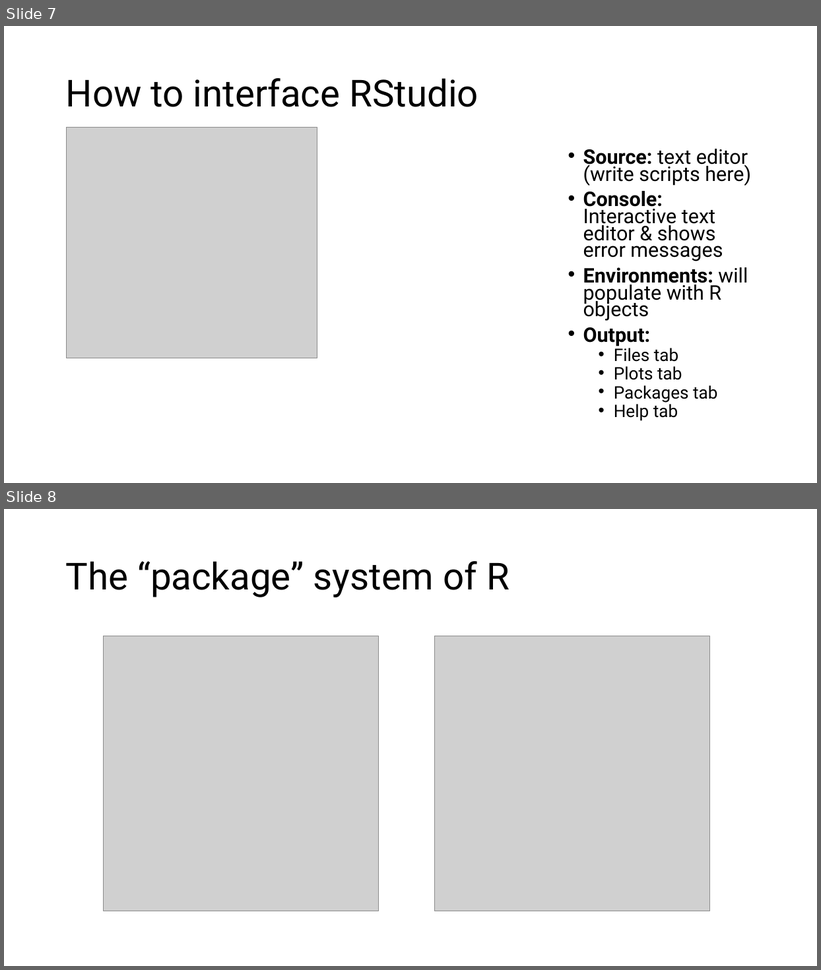
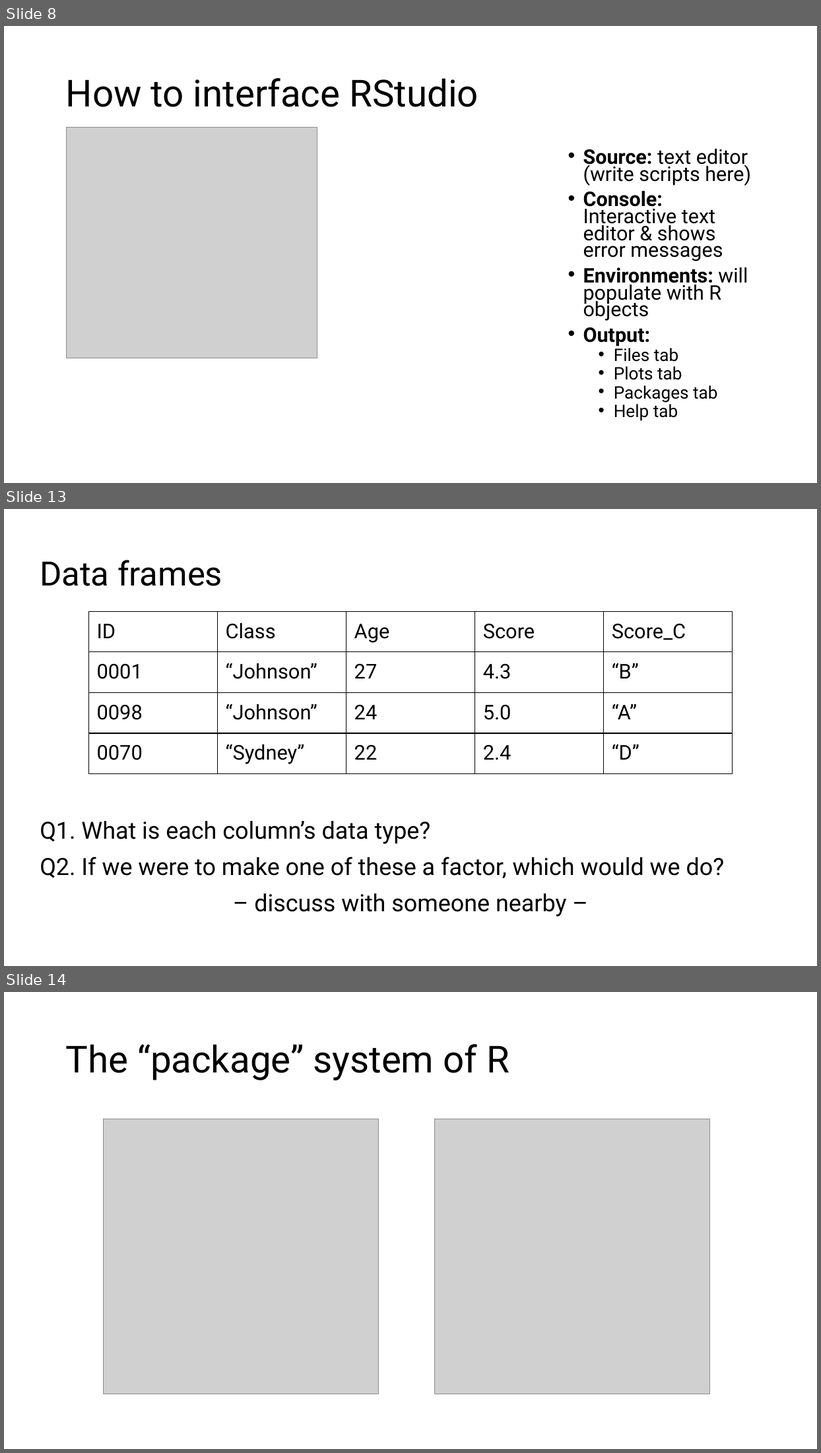
Before and after one commit to mjhemmerlein/MtBlueSky-Workshop-2026, a slide deck: Workshop-Sessions/Introduction-to-Coding/Introduction_to_R.pptx. Shown one above the other, each under a label of ours: slides 7 and 8 before the commit, slides 8, 13 and 14 after it; the slides between them are not shown. The pictures are 821x970 and 821x1453 pixels, drawn with LibreOffice and Linux fonts; fonts in the diff are those of the drawing; grey boxes stand for pictures. Boxes give left, top, right and bottom in pixels: in the first picture for what was removed or moved away, otherwise in the second. Text is boxed around its words. In the diff, an @@ line names an element or a change of style, - is before the commit and + after.

```diff
--- a/Workshop-Sessions/Introduction-to-Coding/Introduction_to_R.pptx
+++ b/Workshop-Sessions/Introduction-to-Coding/Introduction_to_R.pptx
@@ slide 13 added at box(4, 509, 817, 966), background #FFFFFF @@
@@ title added at box(40, 560, 222, 586), 39.6 pt, text #000000 @@
+Data frames
@@ table added at box(88, 611, 733, 774), 4 rows, 5 columns @@
+ID | Class | Age | Score | Score_C
+0001 | “Johnson” | 27 | 4.3 | “B”
+0098 | “Johnson” | 24 | 5.0 | “A”
+0070 | “Sydney” | 22 | 2.4 | “D”
@@ text added at box(40, 821, 725, 917), 28 pt, text #000000 @@
+Q1. What is each column’s data type?
+Q2. If we were to make one of these a factor, which would we do?
+– discuss with someone nearby –
@@ what was slide 7 is now slide 8 @@
@@ what was slide 8 is now slide 14 @@
```
Also in this commit, not shown: 5 other slides added, 3 other files.
